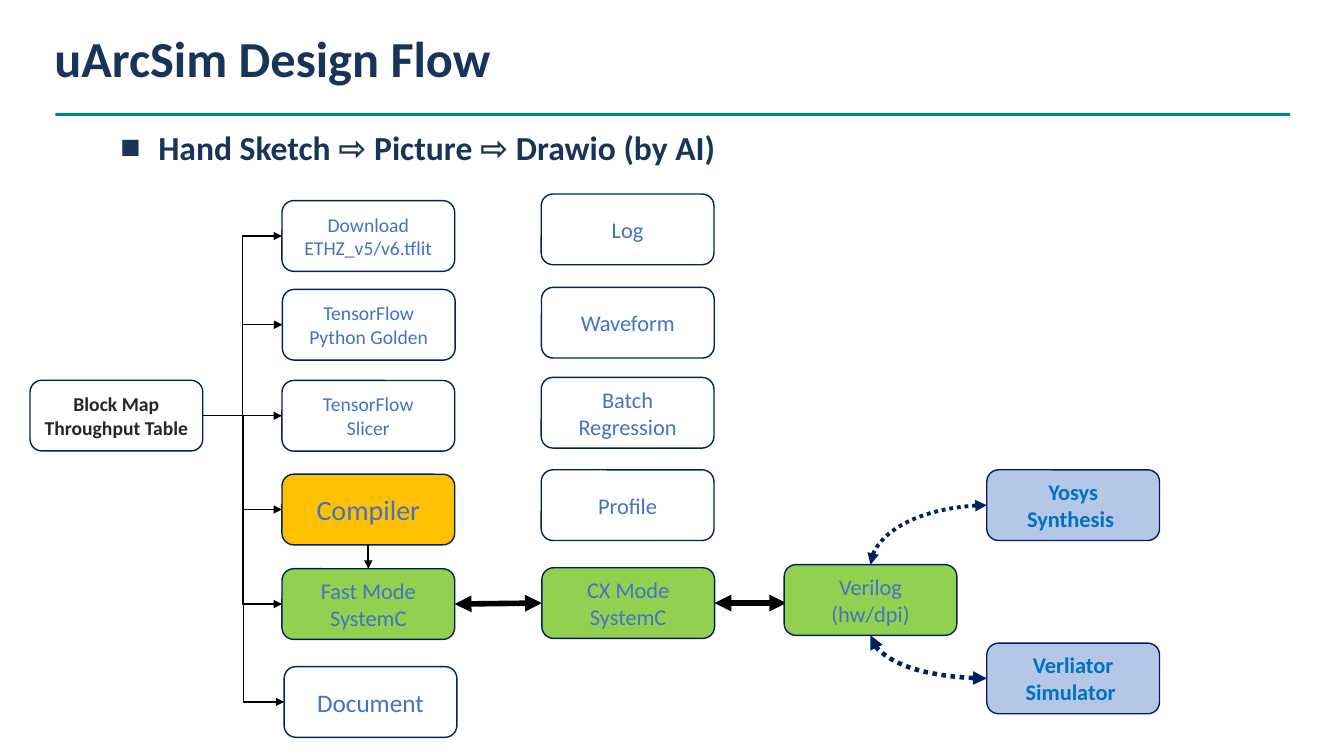
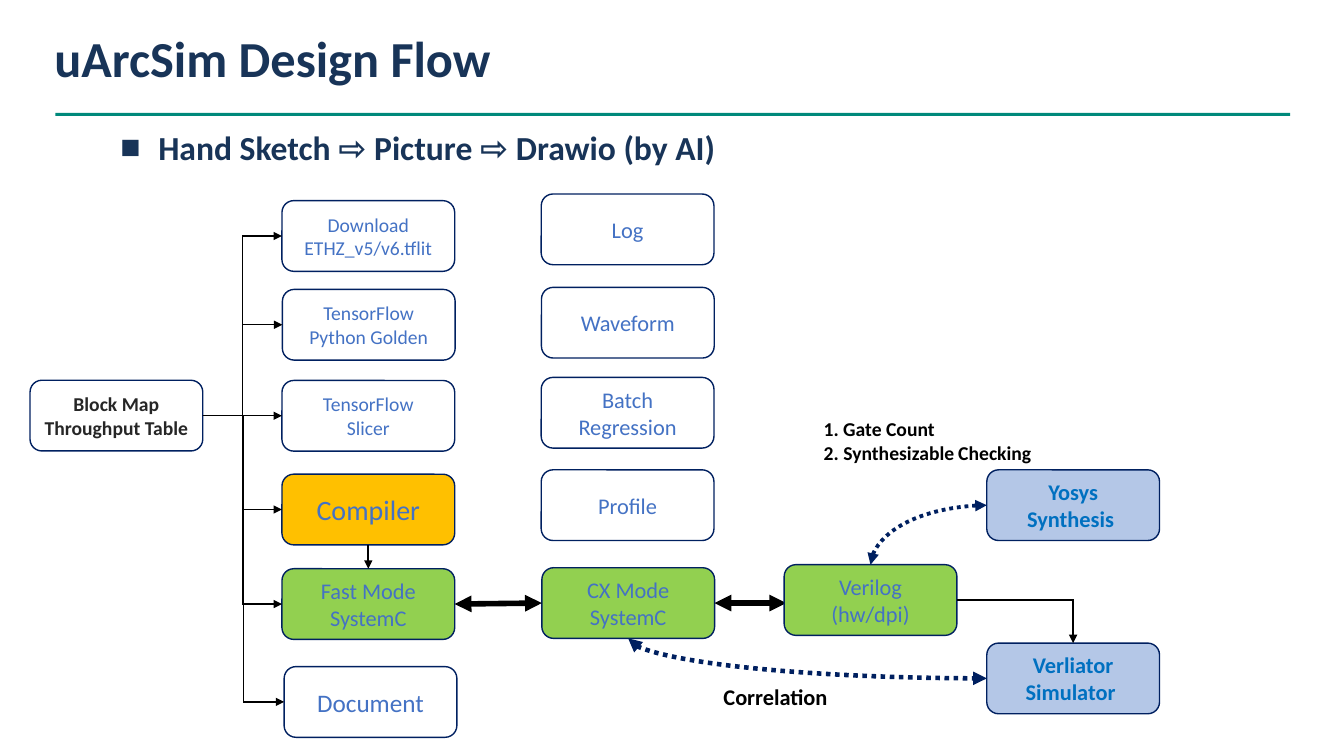
Before and after one commit to cclwylin/mdla7, a slide deck: slide 5 of reports/uArcSim Implementation by AI.pptx (slide 4 before the commit). Drawn at 1344x756 pixels with LibreOffice and Linux fonts; fonts in the diff are those of the drawing. Boxes give left, top, right and bottom in pixels: in the first picture for what was removed or moved away, otherwise in the second. Text is boxed around its words. In the diff, an @@ line names an element or a change of style, - is before the commit and + after.

```diff
--- a/reports/uArcSim Implementation by AI.pptx
+++ b/reports/uArcSim Implementation by AI.pptx
@@ text added at [824,423,1031,464], 14 pt, text #000000, bold @@
+1. Gate Count
+2. Synthesizable Checking
@@ elbow arrow added from (957, 600) to (1074, 643), #000000 1 pt @@
@@ curved double arrow moved from (871, 635) - (987, 679) to (628, 638) - (987, 679) @@
@@ text added at [723,689,827,705], 16 pt, text #000000, bold @@
+Correlation
```
Also in this commit, not shown: 8 other slides changed, 1 slide added, 2 slides removed, 2 other files.
